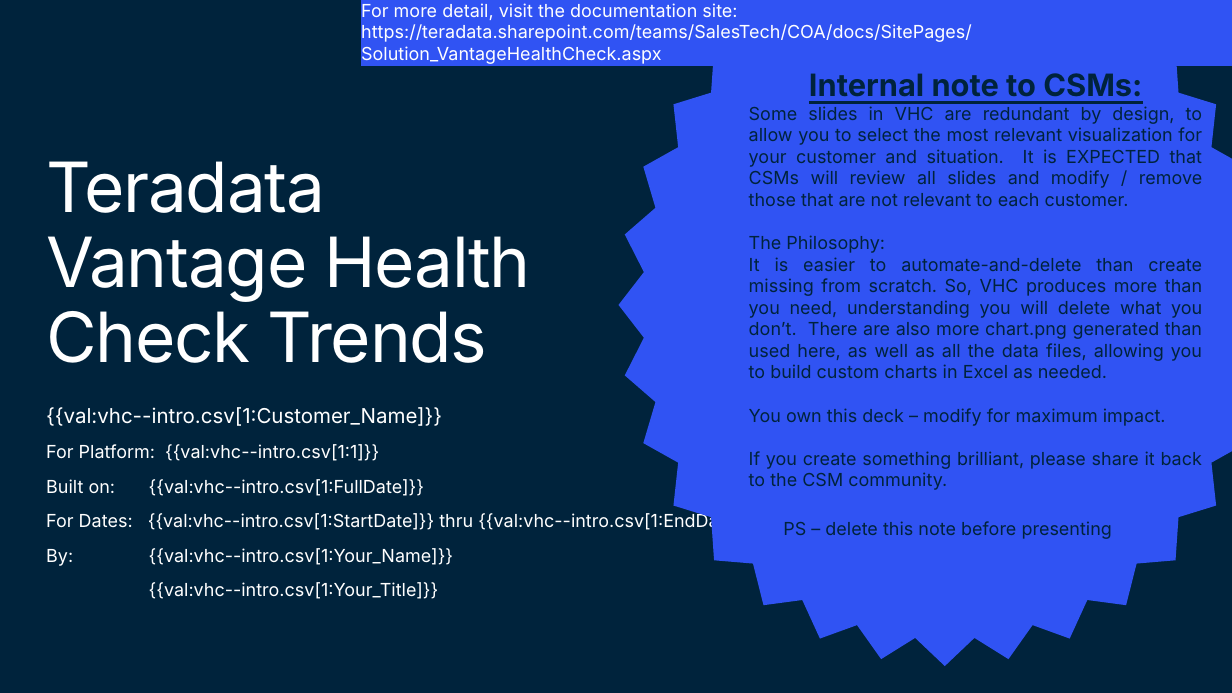
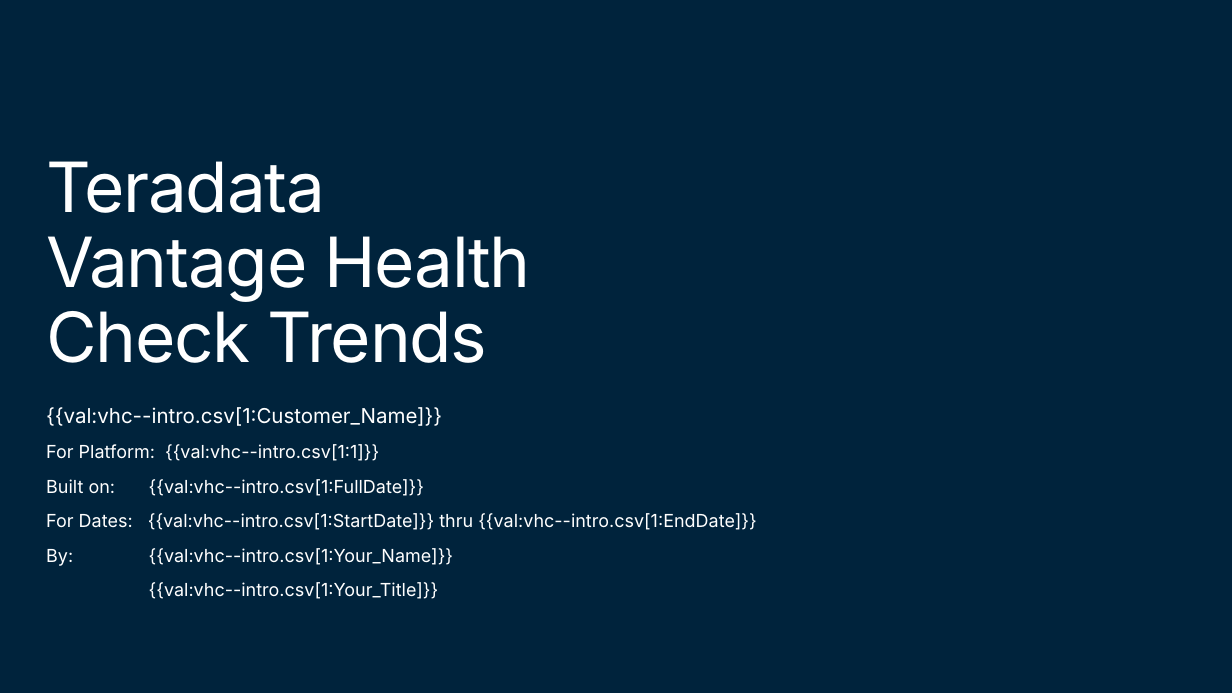
Before and after one commit to tdcoa/systasks, a slide deck: slide 1 of Solutions/ppt/Vantage Health Check Trends v1.0.pptx. Drawn at 1232x693 pixels with LibreOffice and Linux fonts; fonts in the diff are those of the drawing; background and template pictures are left out. Boxes give left, top, right and bottom in pixels: in the first picture for what was removed or moved away, otherwise in the second. Text is boxed around its words. In the diff, an @@ line names an element or a change of style, - is before the commit and + after.

Commit message:
Add new PPTs

```diff
--- a/Solutions/ppt/Vantage Health Check Trends v1.0.pptx
+++ b/Solutions/ppt/Vantage Health Check Trends v1.0.pptx
@@ rectangle removed at [361,0,1232,67] @@
-For more detail, visit the documentation site:
-https://teradata.sharepoint.com/teams/SalesTech/COA/docs/SitePages/Solution_VantageHealthCheck.aspx
@@ star removed at [618,0,1232,666] @@
@@ text removed at [749,73,1202,539] @@
-Internal note to CSMs:
-Some slides in VHC are redundant by design, to allow you to select the most relevant visualization for your customer and situation. It is EXPECTED that CSMs will review all slides and modify / remove those that are not relevant to each customer.
-The Philosophy:
-It is easier to automate-and-delete than create missing from scratch. So, VHC produces more than you need, understanding you will delete what you don’t. There are also more chart.png generated than used here, as well as all the data files, allowing you to build custom charts in Excel as needed.
-You own this deck – modify for maximum impact.
-If you create something brilliant, please share it back to the CSM community.
-PS – delete this note before presenting
```
Also in this commit, not shown: 2 slides added, 3 other files.
